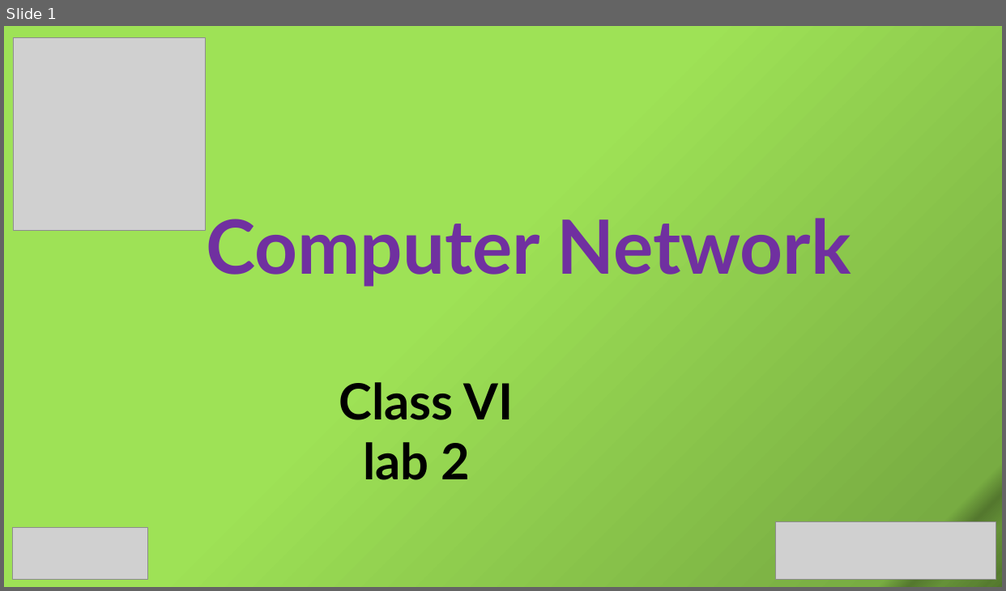
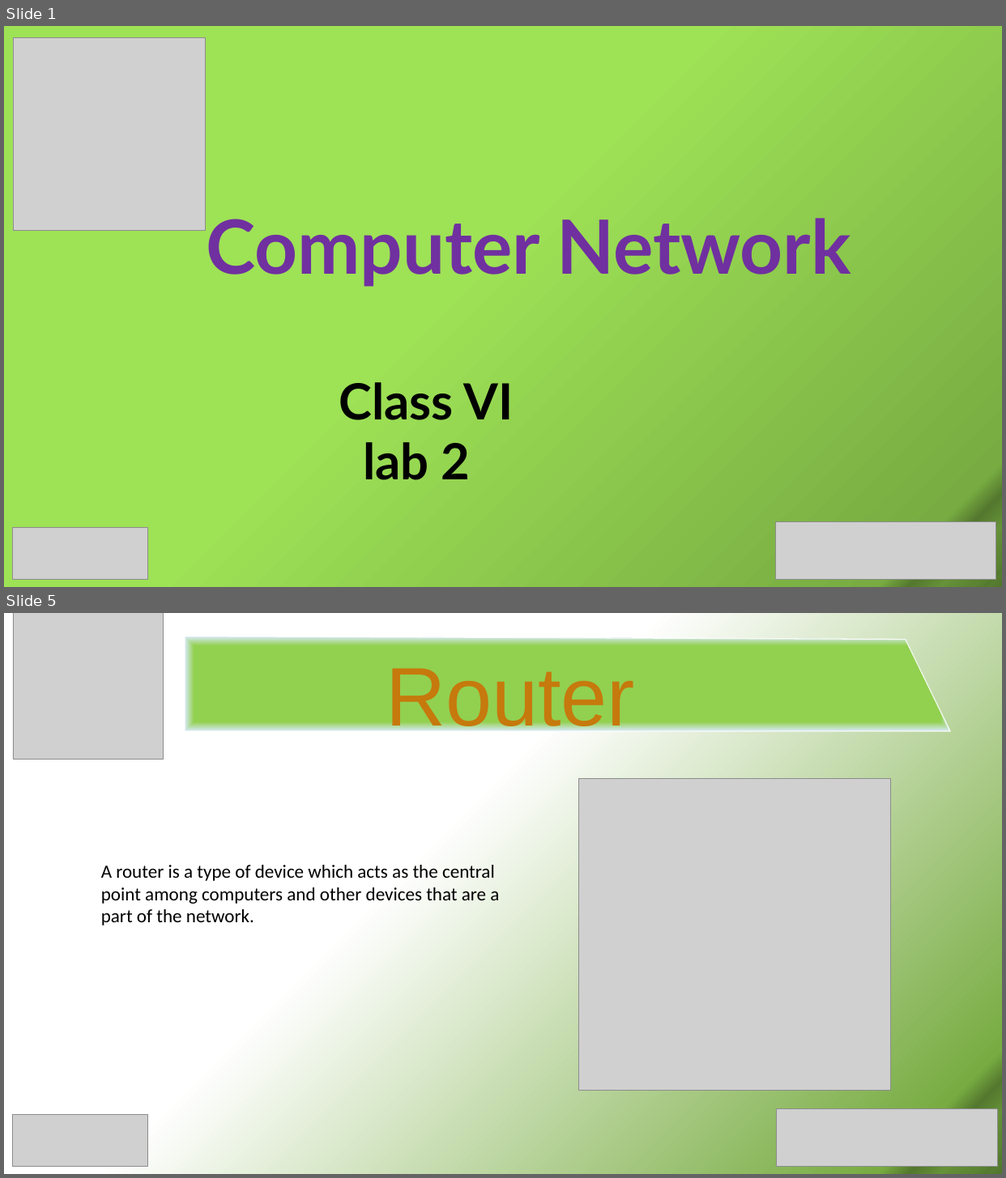
Before and after one commit to SabitDeepto/IIDP, a slide deck: class 6/networking (Lab 1 - 6)/Network 2/2. Presentation/2.pptx. Shown one above the other, each under a label of ours: slide 1 before the commit, slides 1 and 5 after it; the slides between them are not shown. The pictures are 1006x591 and 1006x1178 pixels, drawn with LibreOffice and Linux fonts; fonts in the diff are those of the drawing; grey boxes stand for pictures. Boxes give left, top, right and bottom in pixels: in the first picture for what was removed or moved away, otherwise in the second. Text is boxed around its words. In the diff, an @@ line names an element or a change of style, - is before the commit and + after.

```diff
--- a/class 6/networking (Lab 1 - 6)/Network 2/2. Presentation/2.pptx
+++ b/class 6/networking (Lab 1 - 6)/Network 2/2. Presentation/2.pptx
@@ slide 5 added at (x1=4, y1=613, x2=1002, y2=1174), background gradient #FFFFFF to #78AC42 to #54782E to #659138 to #5C8433 to #557A2F to #577D30 to #52762D @@
@@ picture added at (x1=13, y1=613, x2=164, y2=759) @@
@@ freeform shape added at (x1=185, y1=636, x2=950, y2=731), fill gradient #92D050 to #D8E9FA, outline #FFFFFF 1 pt @@
@@ text added at (x1=386, y1=668, x2=635, y2=741), 80 pt, text #C6790C @@
+Router
@@ picture added at (x1=579, y1=778, x2=891, y2=1091) @@
@@ text added at (x1=101, y1=865, x2=499, y2=926), 18 pt, text #000000 @@
+A router is a type of device which acts as the central point among computers and other devices that are a part of the network.
@@ picture added at (x1=13, y1=1114, x2=147, y2=1166) @@
@@ picture added at (x1=777, y1=1110, x2=997, y2=1167) @@
```
Also in this commit, not shown: 6 other slides added, 1 slide removed, 43 other files.
